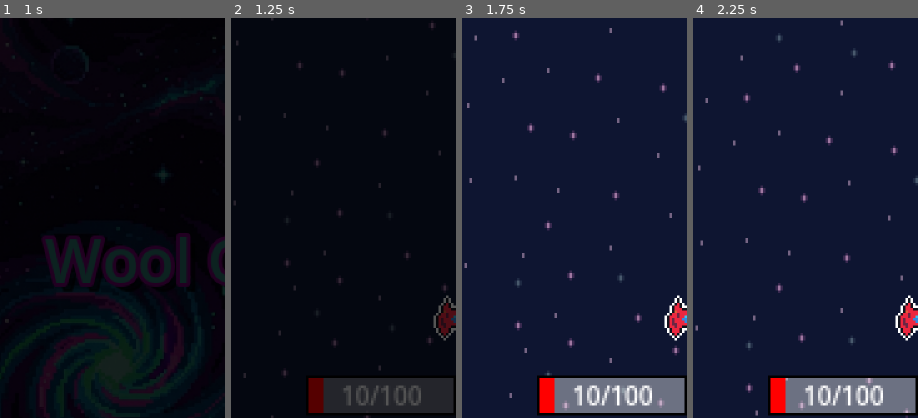
Above: before the commit, frames 1-4 (left to right).
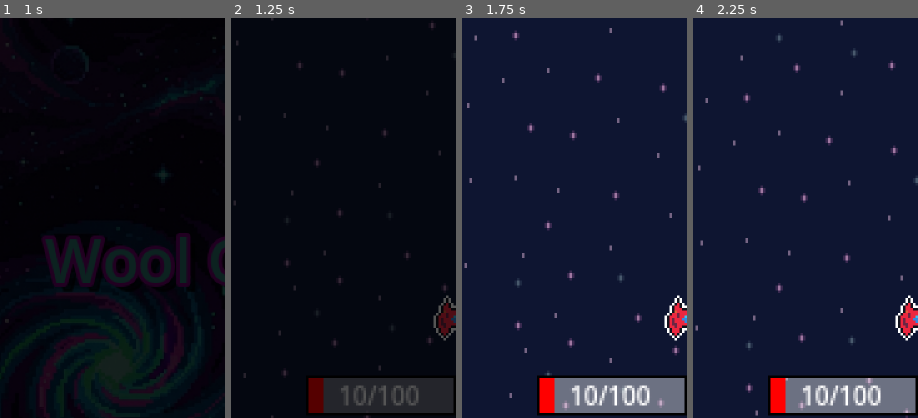
Above: after the commit, the same moments.

Repository: ZoNaDak/GalaxyPuzzleShooter_ProtoType
Game: Godot game, scene res://game/scenes/title/title_scene.tscn
Two runs of this game, one before a commit and one after it. Both use one fixed random seed, a clock stepped at 60 frames per second and the inputs below.
Inputs:
- Up to frame 1 (1 s): click "Game Start" at 0.5 s
- Up to frame 2 (1.25 s): no input
- Up to frame 3 (1.75 s): no input
- Up to frame 4 (2.25 s): no input
The pictures show only the part of the screen within x 0-50%, y 0-50%; the shares and areas given below are measured in that part.

Frame 1 is identical in both runs. In frame 2, 0.6% of the frame differs, in the area x 48-85%, y 92-97%; in frame 3, 1.3%; in frame 4, 1.3%, in the area x 48-85%, y 91-97%.

Commit message:
Add Player UI

Diff:
--- a/wool-galaxy-proto/game/scenes/main/main_scene.gd
+++ b/wool-galaxy-proto/game/scenes/main/main_scene.gd
@@ -6,6 +6,11 @@
 #endregion
 
 #region Variables
+
+@export var _player: Player
+@export var _player_ui: PlayerUI
+
+@export var _reset_button: Button
 
 @export var _missile_slot_board: MissileSlotBoard
 @export var _missile_puzzle_board: MissilePuzzleBoard
--- a/wool-galaxy-proto/game/scenes/main/main_scene.tscn
+++ b/wool-galaxy-proto/game/scenes/main/main_scene.tscn
@@ -1,43 +1,12 @@
-[gd_scene load_steps=16 format=3 uid="uid://fv8rl2w2jdc6"]
+[gd_scene load_steps=13 format=3 uid="uid://fv8rl2w2jdc6"]
 
 [ext_resource type="Script" uid="uid://b582mxuj5s2kx" path="res://game/scenes/main/main_scene.gd" id="1_lxwxr"]
 [ext_resource type="Texture2D" uid="uid://b5ne7212byurj" path="res://game/world/resources/background.png" id="2_n0hcn"]
 [ext_resource type="PackedScene" uid="uid://1semffj55mi0" path="res://game/ui/missile_puzzle/missile_puzzle_board/missile_puzzle_board.tscn" id="3_exta3"]
 [ext_resource type="PackedScene" uid="uid://dburoiggif5h" path="res://game/ui/missile_slot/missile_slot_board.tscn" id="3_owm1g"]
 [ext_resource type="PackedScene" uid="uid://lnqpbeq7glha" path="res://game/characters/player/player.tscn" id="3_poqg5"]
+[ext_resource type="PackedScene" uid="uid://bq76q3cjshmr0" path="res://game/ui/player_ui.tscn" id="4_i3qem"]
 [ext_resource type="Texture2D" uid="uid://ck6hx5yqbhiai" path="res://assets/art/UI/Icon/reset.png" id="4_mgx4w"]
-
-[sub_resource type="StyleBoxFlat" id="StyleBoxFlat_mgx4w"]
-bg_color = Color(1, 1, 1, 0.39215687)
-border_width_left = 1
-border_width_top = 1
-border_width_right = 1
-border_width_bottom = 1
-border_color = Color(0, 0, 0, 1)
-
-[sub_resource type="StyleBoxFlat" id="StyleBoxFlat_qyem0"]
-bg_color = Color(1, 0, 0, 1)
-border_width_left = 1
-border_width_top = 1
-border_width_right = 1
-border_width_bottom = 1
-border_color = Color(1, 1, 1, 0)
-
-[sub_resource type="StyleBoxFlat" id="StyleBoxFlat_by1y7"]
-bg_color = Color(1, 1, 1, 0.39215687)
-border_width_left = 1
-border_width_top = 1
-border_width_right = 1
-border_width_bottom = 1
-border_color = Color(0, 0, 0, 1)
-
-[sub_resource type="StyleBoxFlat" id="StyleBoxFlat_3m0lk"]
-bg_color = Color(0, 0, 1, 1)
-border_width_left = 1
-border_width_top = 1
-border_width_right = 1
-border_width_bottom = 1
-border_color = Color(1, 1, 1, 0)
 
 [sub_resource type="StyleBoxTexture" id="StyleBoxTexture_mgx4w"]
 
@@ -53,8 +22,11 @@
 
 [sub_resource type="StyleBoxTexture" id="StyleBoxTexture_3m0lk"]
 
-[node name="MainScene" type="Node" node_paths=PackedStringArray("_missile_slot_board", "_missile_puzzle_board")]
+[node name="MainScene" type="Node" node_paths=PackedStringArray("_player", "_player_ui", "_reset_button", "_missile_slot_board", "_missile_puzzle_board")]
 script = ExtResource("1_lxwxr")
+_player = NodePath("Canvas/VBoxContainer/GameViewportContainer/GameViewport/GameView/Player")
+_player_ui = NodePath("Canvas/VBoxContainer/GameViewportContainer/GameViewport/CanvasLayer/Control/PlayerUI")
+_reset_button = NodePath("Canvas/VBoxContainer/GameViewportContainer/GameViewport/CanvasLayer/Control/Reset/ResetButton")
 _missile_slot_board = NodePath("Canvas/VBoxContainer/BottomUI/MarginContainer/VBoxContainer/MissileSlotBoard")
 _missile_puzzle_board = NodePath("Canvas/VBoxContainer/BottomUI/MarginContainer/VBoxContainer/MissilePuzzleBoard")
 metadata/_custom_type_script = "uid://drvmeticmvie4"
@@ -110,84 +82,8 @@
 size_flags_horizontal = 6
 size_flags_vertical = 4
 
-[node name="PlayerUI" type="Control" parent="Canvas/VBoxContainer/GameViewportContainer/GameViewport/CanvasLayer/Control"]
-custom_minimum_size = Vector2(120, 16)
+[node name="PlayerUI" parent="Canvas/VBoxContainer/GameViewportContainer/GameViewport/CanvasLayer/Control" instance=ExtResource("4_i3qem")]
 layout_mode = 1
-anchors_preset = 8
-anchor_left = 0.5
-anchor_top = 0.5
-anchor_right = 0.5
-anchor_bottom = 0.5
-offset_left = -60.0
-offset_top = -8.0
-offset_right = 60.0
-offset_bottom = 8.0
-grow_horizontal = 2
-grow_vertical = 2
-size_flags_vertical = 8
-
-[node name="HBoxContainer" type="HBoxContainer" parent="Canvas/VBoxContainer/GameViewportContainer/GameViewport/CanvasLayer/Control/PlayerUI"]
-layout_mode = 1
-anchors_preset = 15
-anchor_right = 1.0
-anchor_bottom = 1.0
-grow_horizontal = 2
-grow_vertical = 2
-theme_override_constants/separation = 0
-
-[node name="PlayerHpUI" type="ProgressBar" parent="Canvas/VBoxContainer/GameViewportContainer/GameViewport/CanvasLayer/Control/PlayerUI/HBoxContainer"]
-layout_mode = 2
-size_flags_horizontal = 3
-size_flags_vertical = 1
-theme_override_styles/background = SubResource("StyleBoxFlat_mgx4w")
-theme_override_styles/fill = SubResource("StyleBoxFlat_qyem0")
-value = 10.0
-show_percentage = false
-
-[node name="Label" type="Label" parent="Canvas/VBoxContainer/GameViewportContainer/GameViewport/CanvasLayer/Control/PlayerUI/HBoxContainer/PlayerHpUI"]
-layout_mode = 1
-anchors_preset = 8
-anchor_left = 0.5
-anchor_top = 0.5
-anchor_right = 0.5
-anchor_bottom = 0.5
-offset_left = -3.5
-offset_top = -11.5
-offset_right = 3.5
-offset_bottom = 11.5
-grow_horizontal = 2
-grow_vertical = 2
-theme_override_colors/font_color = Color(1, 1, 1, 1)
-theme_override_font_sizes/font_size = 10
-text = "10/100"
-vertical_alignment = 1
-
-[node name="PlayerMpUI" type="ProgressBar" parent="Canvas/VBoxContainer/GameViewportContainer/GameViewport/CanvasLayer/Control/PlayerUI/HBoxContainer"]
-layout_mode = 2
-size_flags_horizontal = 3
-size_flags_vertical = 1
-theme_override_styles/background = SubResource("StyleBoxFlat_by1y7")
-theme_override_styles/fill = SubResource("StyleBoxFlat_3m0lk")
-value = 80.0
-show_percentage = false
-
-[node name="Label" type="Label" parent="Canvas/VBoxContainer/GameViewportContainer/GameViewport/CanvasLayer/Control/PlayerUI/HBoxContainer/PlayerMpUI"]
-layout_mode = 1
-anchors_preset = 8
-anchor_left = 0.5
-anchor_top = 0.5
-anchor_right = 0.5
-anchor_bottom = 0.5
-offset_left = -3.5
-offset_top = -11.5
-offset_right = 3.5
-offset_bottom = 11.5
-grow_horizontal = 2
-grow_vertical = 2
-theme_override_colors/font_color = Color(1, 1, 1, 1)
-theme_override_font_sizes/font_size = 10
-text = "1/10"
-vertical_alignment = 1
 
 [node name="Reset" type="Control" parent="Canvas/VBoxContainer/GameViewportContainer/GameViewport/CanvasLayer/Control"]
 custom_minimum_size = Vector2(18, 18)
--- /dev/null
+++ b/wool-galaxy-proto/game/ui/player_ui.gd
@@ -0,0 +1,18 @@
+# player_ui.gd
+extends Control
+
+class_name PlayerUI
+
+#region Variables
+
+@export var _player_hp_UI: ProgressBar
+@export var _player_hp_label: Label
+
+@export var _player_mp_UI: ProgressBar
+@export var _player_mp_label: Label
+
+#endregion
+
+#region Methods
+
+#endregion
--- /dev/null
+++ b/wool-galaxy-proto/game/ui/player_ui.tscn
@@ -0,0 +1,109 @@
+[gd_scene load_steps=6 format=3 uid="uid://bq76q3cjshmr0"]
+
+[ext_resource type="Script" uid="uid://b5qtgdijkxugg" path="res://game/ui/player_ui.gd" id="1_w7c1a"]
+
+[sub_resource type="StyleBoxFlat" id="StyleBoxFlat_mgx4w"]
+bg_color = Color(1, 1, 1, 0.39215687)
+border_width_left = 1
+border_width_top = 1
+border_width_right = 1
+border_width_bottom = 1
+border_color = Color(0, 0, 0, 1)
+
+[sub_resource type="StyleBoxFlat" id="StyleBoxFlat_qyem0"]
+bg_color = Color(1, 0, 0, 1)
+border_width_left = 1
+border_width_top = 1
+border_width_right = 1
+border_width_bottom = 1
+border_color = Color(1, 1, 1, 0)
+
+[sub_resource type="StyleBoxFlat" id="StyleBoxFlat_by1y7"]
+bg_color = Color(1, 1, 1, 0.39215687)
+border_width_left = 1
+border_width_top = 1
+border_width_right = 1
+border_width_bottom = 1
+border_color = Color(0, 0, 0, 1)
+
+[sub_resource type="StyleBoxFlat" id="StyleBoxFlat_3m0lk"]
+bg_color = Color(0, 0, 1, 1)
+border_width_left = 1
+border_width_top = 1
+border_width_right = 1
+border_width_bottom = 1
+border_color = Color(1, 1, 1, 0)
+
+[node name="PlayerUI" type="Control" node_paths=PackedStringArray("_player_hp_UI", "_player_hp_label", "_player_mp_UI", "_player_mp_label")]
+custom_minimum_size = Vector2(120, 16)
+layout_mode = 3
+anchors_preset = 8
+anchor_left = 0.5
+anchor_top = 0.5
+anchor_right = 0.5
+anchor_bottom = 0.5
+offset_left = -60.0
+offset_top = -8.0
+offset_right = 60.0
+offset_bottom = 8.0
+grow_horizontal = 2
+grow_vertical = 2
+size_flags_vertical = 8
+script = ExtResource("1_w7c1a")
+_player_hp_UI = NodePath("HBoxContainer/PlayerHpUI")
+_player_hp_label = NodePath("HBoxContainer/PlayerHpUI/Label")
+_player_mp_UI = NodePath("HBoxContainer/PlayerMpUI")
+_player_mp_label = NodePath("HBoxContainer/PlayerMpUI/Label")
+
+[node name="HBoxContainer" type="HBoxContainer" parent="."]
+layout_mode = 1
+anchors_preset = 15
+anchor_right = 1.0
+anchor_bottom = 1.0
+grow_horizontal = 2
+grow_vertical = 2
+theme_override_constants/separation = 0
+
+[node name="PlayerHpUI" type="ProgressBar" parent="HBoxContainer"]
+layout_mode = 2
+size_flags_horizontal = 3
+size_flags_vertical = 1
+theme_override_styles/background = SubResource("StyleBoxFlat_mgx4w")
+theme_override_styles/fill = SubResource("StyleBoxFlat_qyem0")
+value = 10.0
+show_percentage = false
+
+[node name="Label" type="Label" parent="HBoxContainer/PlayerHpUI"]
+layout_mode = 1
+anchors_preset = 15
+anchor_right = 1.0
+anchor_bottom = 1.0
+grow_horizontal = 2
+grow_vertical = 2
+theme_override_colors/font_color = Color(1, 1, 1, 1)
+theme_override_font_sizes/font_size = 10
+text = "10/100"
+horizontal_alignment = 1
+vertical_alignment = 1
+
+[node name="PlayerMpUI" type="ProgressBar" parent="HBoxContainer"]
+layout_mode = 2
+size_flags_horizontal = 3
+size_flags_vertical = 1
+theme_override_styles/background = SubResource("StyleBoxFlat_by1y7")
+theme_override_styles/fill = SubResource("StyleBoxFlat_3m0lk")
+value = 80.0
+show_percentage = false
+
+[node name="Label" type="Label" parent="HBoxContainer/PlayerMpUI"]
+layout_mode = 1
+anchors_preset = 15
+anchor_right = 1.0
+anchor_bottom = 1.0
+grow_horizontal = 2
+grow_vertical = 2
+theme_override_colors/font_color = Color(1, 1, 1, 1)
+theme_override_font_sizes/font_size = 10
+text = "1/10"
+horizontal_alignment = 1
+vertical_alignment = 1
Not shown, added: wool-galaxy-proto/game/ui/player_ui.gd.uid
